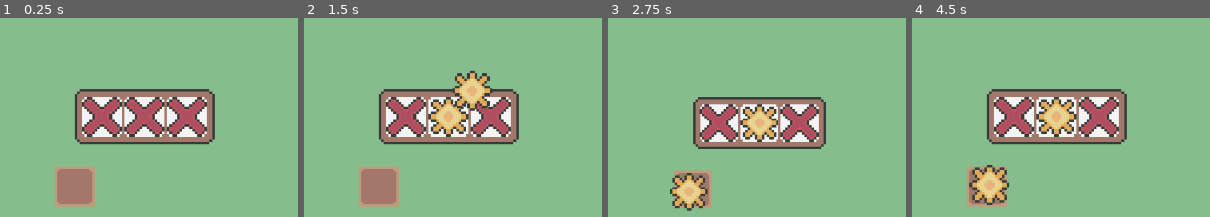
Above: before the commit, frames 1-4 (left to right).
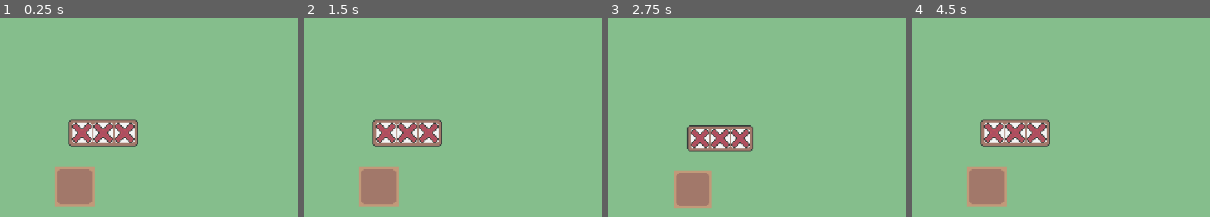
Above: after the commit, the same moments.

Repository: eric-marsh/farminata
Game: Godot game, scene res://scene/scene_switcher.tscn
The game is run twice, just before and just after one commit, with the same random seed, the same clock (stepped at 60 frames per second) and the same inputs.
Inputs (mouse positions are in pixels of both pictures, inside the frame that each line leads up to):
- Up to frame 1 (0.25 s): no input
- Up to frame 2 (1.5 s): tap Enter at 0.5 s; move the mouse to (447, 117) at 0.52 s; tap Mouse wheel down (SCROLL_DOWN) at 0.6 s; click (447, 117) at 0.67 s; tap Space (ui_select) at 0.77 s; move the mouse to (outside the picture) at 1.27 s; tap Mouse wheel up (SCROLL_UP) at 1.35 s; click (outside the picture) at 1.42 s
- Up to frame 3 (2.75 s): tap Space (ui_select) at 1.52 s; move the mouse to (outside the picture) at 2.02 s; tap Mouse wheel down (SCROLL_DOWN) at 2.1 s; click (outside the picture) at 2.17 s
- Up to frame 4 (4.5 s): move the mouse to (outside the picture) at 2.77 s; tap Mouse wheel up (SCROLL_UP) at 2.85, 4.35 s; click (outside the picture) at 2.92 s; tap Space (ui_select) at 3.02, 3.77 s; move the mouse to (outside the picture) at 3.52 s; tap Mouse wheel down (SCROLL_DOWN) at 3.6 s; click (outside the picture) at 3.67 s; move the mouse to (953, 175) at 4.27 s; click (953, 175) at 4.42 s

The runs differ from the first frame. In frame 1, 13% of the frame differs, in the area x 22-73%, y 35-65%; in frame 2, 14%; in frame 3, 14%; in frame 4, 15%, in the area x 19-73%, y 35-94%.

Commit message:
resize slot machine

Diff:
--- a/scene/droppable.tscn
+++ b/scene/droppable.tscn
@@ -4,14 +4,13 @@
 [ext_resource type="Texture2D" uid="uid://rxlpd65q3trl" path="res://img/slots/symbols/carrot_seed.png" id="1_j5dow"]
 
 [sub_resource type="CircleShape2D" id="CircleShape2D_34vfq"]
-radius = 12.0416
+radius = 6.0
 
 [node name="Droppable" type="RigidBody2D" groups=["droppable"]]
 z_index = 1
 script = ExtResource("1_34vfq")
 
 [node name="Sprite2D" type="Sprite2D" parent="."]
-scale = Vector2(2, 2)
 texture = ExtResource("1_j5dow")
 
 [node name="CollisionShape2D" type="CollisionShape2D" parent="."]
--- a/scene/main.tscn
+++ b/scene/main.tscn
@@ -16,7 +16,7 @@
 position = Vector2(138, 119)
 
 [node name="SlotMachine" parent="PlotContainer" node_paths=PackedStringArray("paired_plot_grid") instance=ExtResource("4_brvut")]
-position = Vector2(72, -40)
+position = Vector2(39, -27)
 paired_plot_grid = NodePath("../PlotGrid")
 
 [node name="PlotGrid" parent="PlotContainer" instance=ExtResource("4_0ha60")]
--- a/scene/slot_machine.tscn
+++ b/scene/slot_machine.tscn
@@ -7,38 +7,33 @@
 [ext_resource type="PackedScene" uid="uid://dx7x4rdgygqg6" path="res://scene/output.tscn" id="5_om1wn"]
 
 [sub_resource type="RectangleShape2D" id="RectangleShape2D_cgo26"]
-size = Vector2(112, 44)
+size = Vector2(56, 22)
 
 [node name="SlotMachine" type="Area2D"]
 script = ExtResource("1_vdvju")
 
 [node name="white_bg" type="Sprite2D" parent="."]
-scale = Vector2(2, 2)
 texture = ExtResource("2_vdvju")
 
 [node name="slots_bg" type="Sprite2D" parent="."]
-scale = Vector2(2, 2)
 texture = ExtResource("1_oebtt")
 
 [node name="slot_symbols" type="Node2D" parent="."]
 
 [node name="slot_1" type="Sprite2D" parent="slot_symbols"]
-position = Vector2(-34, 0)
-scale = Vector2(2, 2)
+position = Vector2(-17, 0)
 texture = ExtResource("4_om1wn")
 
 [node name="Output" parent="slot_symbols/slot_1" instance=ExtResource("5_om1wn")]
 
 [node name="slot_2" type="Sprite2D" parent="slot_symbols"]
-scale = Vector2(2, 2)
 texture = ExtResource("4_om1wn")
 
 [node name="Output" parent="slot_symbols/slot_2" instance=ExtResource("5_om1wn")]
 slot_pos = 1
 
 [node name="slot_3" type="Sprite2D" parent="slot_symbols"]
-position = Vector2(34, 0)
-scale = Vector2(2, 2)
+position = Vector2(17, 0)
 texture = ExtResource("4_om1wn")
 
 [node name="Output" parent="slot_symbols/slot_3" instance=ExtResource("5_om1wn")]
